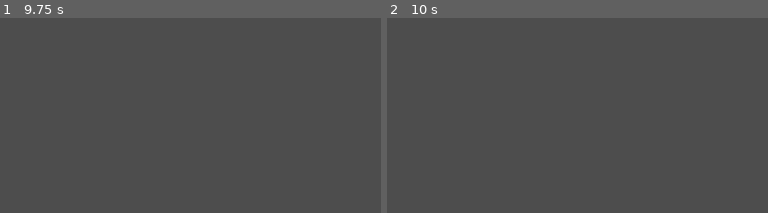
Above: before the commit, frames 1-2 (left to right).
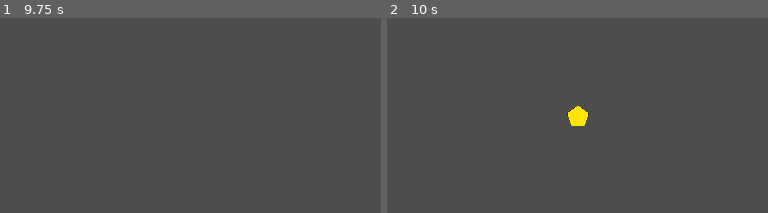
Above: after the commit, the same moments.

Repository: RajwolChapagain/Arcade-Game
Game: Godot game, scene res://main.tscn
The game is run twice, just before and just after one commit, with the same random seed, the same clock (stepped at 60 frames per second) and the same inputs.
Inputs:
- Up to frame 1 (9.75 s): tap Enter at 0.5, 2, 3.5 s; tap Space at 1.25, 2.75, 4.25 s
- Up to frame 2 (10 s): no input
The pictures show only the part of the screen within x 26-76%, y 48-98%; the shares and areas given below are measured in that part.

Frame 1 is identical in both runs. In frame 2, 0.4% of the frame differs, in the area x 47-54%, y 45-56%.

Commit message:
Make powerup connect signal to main upon spawn

Diff:
--- a/main.gd
+++ b/main.gd
@@ -56,3 +56,7 @@
 		$Ship.super_percentage += super_gain
 	else:
 		$Ship2.super_percentage += super_gain
+
+func _on_spawner_powerup_spawned(powerup):
+	if powerup.name == "SuperBoost":
+		powerup.collected.connect(_on_super_boost_super_boost_collected)
--- a/main.tscn
+++ b/main.tscn
@@ -1,9 +1,10 @@
-[gd_scene load_steps=5 format=3 uid="uid://dtp6xrfqaukse"]
+[gd_scene load_steps=6 format=3 uid="uid://dtp6xrfqaukse"]
 
 [ext_resource type="Script" path="res://main.gd" id="1_uyiea"]
 [ext_resource type="PackedScene" uid="uid://dsgskm8hx8n3" path="res://ship/ship.tscn" id="2_rmhn6"]
 [ext_resource type="Texture2D" uid="uid://bqe0p44c0j6is" path="res://ship/ship_sprite_p2.png" id="3_hlk5c"]
 [ext_resource type="PackedScene" uid="uid://0uuiimj7834t" path="res://ui/hud.tscn" id="4_kn60h"]
+[ext_resource type="PackedScene" uid="uid://d4gsdtgxa50oe" path="res://powerups/spawner.tscn" id="5_0xksv"]
 
 [node name="Main" type="Node2D"]
 script = ExtResource("1_uyiea")
@@ -36,3 +37,7 @@
 offset_top = -1500.0
 offset_right = 2000.0
 offset_bottom = 1500.0
+
+[node name="Spawner" parent="." instance=ExtResource("5_0xksv")]
+
+[connection signal="powerup_spawned" from="Spawner" to="." method="_on_spawner_powerup_spawned"]
--- a/powerups/spawner.gd
+++ b/powerups/spawner.gd
@@ -2,6 +2,9 @@
 
 var super_boost = preload("res://powerups/super_boost.tscn")
 
+signal powerup_spawned(power_up)
+
 func _on_timer_timeout():
 	var power_up = super_boost.instantiate()
 	add_child(power_up)
+	powerup_spawned.emit(power_up)
--- a/powerups/super_boost.gd
+++ b/powerups/super_boost.gd
@@ -2,6 +2,8 @@
 
 const super_gain = 50
 signal super_boost_collected(player, super_gain)
+
+var collected = super_boost_collected
 
 func _on_body_entered(body):
 	if body.is_in_group("ship"):
